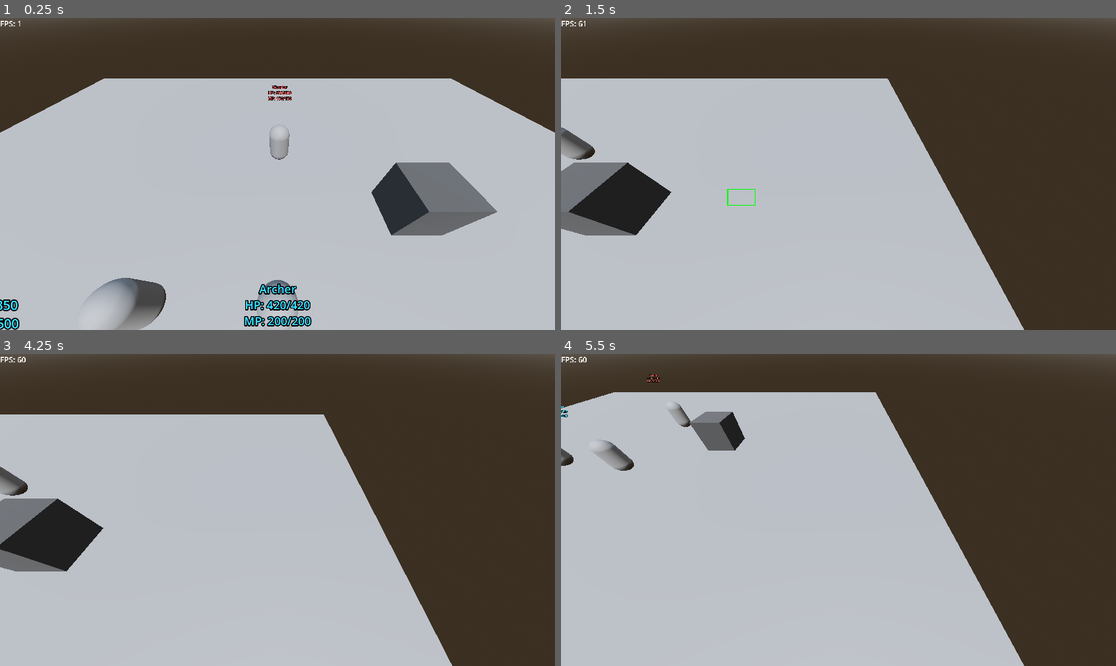
Above: before the commit, frames 1-4 (two rows, left to right).
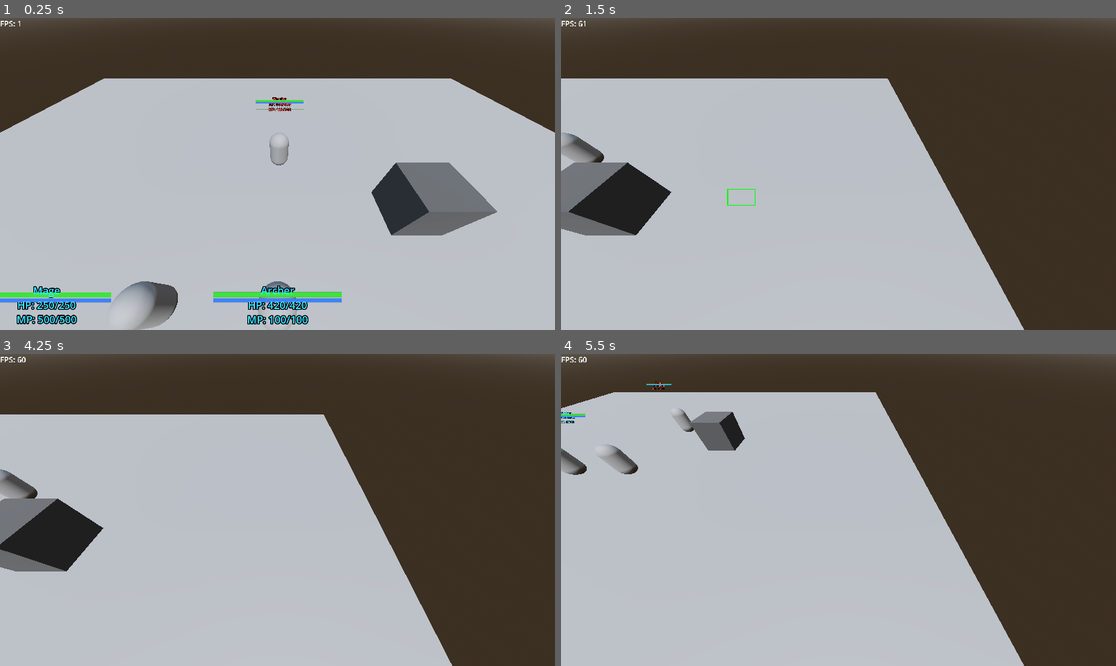
Above: after the commit, the same moments.

Repository: SendHelp001/character-arena-godot
Game: Godot game, scene res://World.tscn
Same seed, same stepped clock (60 frames per second), same inputs: the game is played once before the commit and once after it.
Inputs (mouse positions are in pixels of both pictures, inside the frame that each line leads up to):
- Up to frame 1 (0.25 s): no input
- Up to frame 2 (1.5 s): tap Enter at 0.5 s; move the mouse to (960, 158) at 0.52 s; hold Right (ui_right) 0.53-1.25 s; hold Shift 0.53-1.25 s; click (960, 158) at 0.67 s; drag from (727, 189) to (810, 236) at 1.27 s
- Up to frame 3 (4.25 s): move the mouse to (333, 441) at 2.02 s; hold Right (ui_right) 2.03-2.75 s; tap E at 2.1 s; click (333, 441) at 2.17 s; drag from (249, 572) to (111, 463) at 2.77 s; move the mouse to (444, 556) at 3.52 s; hold Left (ui_left) from 3.53 s (still down); tap F at 3.6 s; click (444, 556) at 3.67 s
- Up to frame 4 (5.5 s): release Left (ui_left) at 4.25 s; drag from (672, 463) to (755, 432) at 4.27 s; move the mouse to (866, 510) at 5.02 s; hold Down (ui_down) from 5.03 s (still down); tap Q at 5.1 s; click (866, 510) at 5.17 s

The runs differ from the first frame. In frame 1, 4.7% of the frame differs, in the area x 0-62%, y 21-100%; in frame 2, 0.3%; in frame 3, 0.2%; in frame 4, 0.7%.

Commit message:
feat: Implement core unit system with combat, stats, abilities, and UI components.

Diff:
--- a/ResourceStats/hero_mage.tres
+++ b/ResourceStats/hero_mage.tres
@@ -8,14 +8,14 @@
 [resource]
 script = ExtResource("1_mage")
 name = "Mage"
-max_hp = 350
+max_hp = 250.0
+max_mana = 500.0
+mana_regen = 4.0
 move_speed = 285.0
 attack_damage = 95
 attack_range = 10.0
 attack_cooldown = 2.0
 armor = 3.0
-mana = 500
-mana_regen = 4.0
 abilities = Array[Resource]([ExtResource("1_0egoe"), ExtResource("2_o6kgb"), ExtResource("3_l1doq")])
 gold_worth = 150
 metadata/_custom_type_script = "uid://cua3yj1au11r0"
--- /dev/null
+++ b/Scenes/UI/DamageNumber.tscn
@@ -0,0 +1,12 @@
+[gd_scene load_steps=2 format=3]
+
+[ext_resource type="Script" path="res://Scripts/UI/DamageNumber.gd" id="1"]
+
+[node name="DamageNumber" type="Label3D"]
+billboard = 1
+no_depth_test = true
+text = "100"
+font_size = 32
+outline_size = 4
+outline_modulate = Color(0, 0, 0, 1)
+script = ExtResource("1")
--- /dev/null
+++ b/Scenes/UI/UnitHealthBar.tscn
@@ -0,0 +1,57 @@
+[gd_scene load_steps=5 format=3]
+
+[ext_resource type="Script" path="res://Scripts/UI/UnitHealthBar.gd" id="1"]
+
+[sub_resource type="ViewportTexture" id="ViewportTexture_health"]
+viewport_path = NodePath("SubViewport")
+
+[sub_resource type="StyleBoxFlat" id="health_bar_fill"]
+bg_color = Color(0.2, 0.8, 0.2, 1)
+
+[sub_resource type="StyleBoxFlat" id="mana_bar_fill"]
+bg_color = Color(0.2, 0.4, 1, 1)
+
+[node name="UnitHealthBar" type="Node3D"]
+script = ExtResource("1")
+
+[node name="SubViewport" type="SubViewport" parent="."]
+transparent_bg = true
+size = Vector2i(200, 40)
+
+[node name="Control" type="Control" parent="SubViewport"]
+layout_mode = 3
+anchors_preset = 15
+anchor_right = 1.0
+anchor_bottom = 1.0
+grow_horizontal = 2
+grow_vertical = 2
+
+[node name="VBoxContainer" type="VBoxContainer" parent="SubViewport/Control"]
+layout_mode = 1
+anchors_preset = 15
+anchor_right = 1.0
+anchor_bottom = 1.0
+grow_horizontal = 2
+grow_vertical = 2
+theme_override_constants/separation = 2
+
+[node name="HealthBar" type="ProgressBar" parent="SubViewport/Control/VBoxContainer"]
+custom_minimum_size = Vector2(0, 8)
+layout_mode = 2
+theme_override_styles/fill = SubResource("health_bar_fill")
+max_value = 100.0
+value = 100.0
+show_percentage = false
+
+[node name="ManaBar" type="ProgressBar" parent="SubViewport/Control/VBoxContainer"]
+custom_minimum_size = Vector2(0, 6)
+layout_mode = 2
+theme_override_styles/fill = SubResource("mana_bar_fill")
+max_value = 100.0
+value = 100.0
+show_percentage = false
+
+[node name="Sprite3D" type="Sprite3D" parent="."]
+billboard = 1
+texture_filter = 1
+texture = SubResource("ViewportTexture_health")
--- a/Scenes/Units/Mage/Mage.tscn
+++ b/Scenes/Units/Mage/Mage.tscn
@@ -5,12 +5,13 @@
 [ext_resource type="Script" uid="uid://d3nmhythni8qv" path="res://Scripts/Units/Components/UnitMovement.gd" id="3_ruynu"]
 [ext_resource type="Script" uid="uid://bdvhyxnqswdv1" path="res://Scripts/Units/Components/UnitCombat.gd" id="4_ii888"]
 [ext_resource type="Script" uid="uid://dqg78oxd8p48j" path="res://Scripts/Units/Components/UnitSelection.gd" id="5_kxan3"]
-[ext_resource type="PackedScene" uid="uid://dnffbm53dpea8" path="res://Scenes/Units/Mage/MageProjectile.tscn" id="5_y0k2v"]
+[ext_resource type="PackedScene" uid="uid://dnffbm53dpea8" path="res://Scenes/Abilities/Projectiles/FireballProjectile.tscn" id="5_y0k2v"]
 [ext_resource type="Script" uid="uid://dpak7jdwiossy" path="res://Scripts/Units/Components/UnitUI.gd" id="6_c15qa"]
 [ext_resource type="Script" uid="uid://bu07wvmo8p3lm" path="res://Scripts/Units/Components/UnitAbilities.gd" id="7_y0k2v"]
 [ext_resource type="Script" uid="uid://b0wf8k7k2i016" path="res://Scripts/Units/Components/HitboxComponent.gd" id="8_hitbox"]
 
 [sub_resource type="CylinderShape3D" id="CylinderShape3D_separation"]
+radius = 1.0
 
 [sub_resource type="TorusMesh" id="TorusMesh_qk68r"]
 inner_radius = 0.726
@@ -22,13 +23,14 @@
 [sub_resource type="CapsuleMesh" id="CapsuleMesh_qk68r"]
 
 [sub_resource type="CylinderShape3D" id="CylinderShape3D_feet"]
-radius = 0.4
+radius = 0.6
 
 [sub_resource type="CapsuleShape3D" id="CapsuleShape3D_body"]
 height = 2.2
 
 [node name="Unit" type="CharacterBody3D"]
 collision_layer = 2
+collision_mask = 1
 script = ExtResource("1_6efm0")
 stats_resource = ExtResource("2_kye2u")
 team_id = null
@@ -50,7 +52,7 @@
 mesh = SubResource("CapsuleMesh_qk68r")
 
 [node name="CollisionShape3D" type="CollisionShape3D" parent="."]
-transform = Transform3D(1, 0, 0, 0, 1, 0, 0, 0, 1, 0, 1, 0)
+transform = Transform3D(1, 0, 0, 0, 1, 0, 0, 0, 1, 0, 0.42008805, 0)
 shape = SubResource("CylinderShape3D_feet")
 
 [node name="HitboxComponent" type="Area3D" parent="."]
--- a/Scripts/Abilities/AbilityInstance.gd
+++ b/Scripts/Abilities/AbilityInstance.gd
@@ -68,6 +68,11 @@
 			_process_turning()
 
 		CastState.CAST_POINT:
+			# Check for interruptions (movement cancels cast point)
+			if _should_interrupt_channel():  # Reuse same checks
+				cancel_cast()
+				return
+
 			cast_point_timer -= delta
 
 			# Update casting bar
--- a/Scripts/Stat.gd
+++ b/Scripts/Stat.gd
@@ -3,36 +3,58 @@
 
 @export var stat_data: StatData
 
-var current_hp: int
+var current_hp: float
 var current_mana: float
+
+# Signals for UI updates
+signal hp_changed(current: float, max_hp: float)
+signal mana_changed(current: float, max_mana: float)
+signal damage_taken(amount: float, damage_type: String)
+signal died()
 
 func _ready():
 	if stat_data:
 		current_hp = stat_data.max_hp
-		current_mana = stat_data.mana
+		current_mana = stat_data.max_mana
 	else:
 		push_warning("No StatData assigned!")
 
-func take_damage(amount: float):
+func _process(delta):
+	# Passive mana regeneration
+	if stat_data and current_mana < stat_data.max_mana:
+		current_mana = min(current_mana + stat_data.mana_regen * delta, stat_data.max_mana)
+		mana_changed.emit(current_mana, stat_data.max_mana)
+
+func take_damage(amount: float, damage_type: String = "PHYSICAL"):
 	# Reduce damage by armor
 	var effective_damage = max(0.0, amount - (stat_data.armor if stat_data else 0.0))
-	current_hp -= int(effective_damage)
+	current_hp -= effective_damage
+
+	# Emit signals
+	damage_taken.emit(effective_damage, damage_type)
+	hp_changed.emit(current_hp, stat_data.max_hp if stat_data else 100.0)
+
 	if current_hp <= 0:
 		die()
 
 func die():
+	died.emit()
 	if is_inside_tree():
-		queue_free()
+		get_parent().queue_free()
 
 func heal(amount: float):
-	current_hp = min(stat_data.max_hp, current_hp + amount) if stat_data else current_hp
+	if stat_data:
+		current_hp = min(stat_data.max_hp, current_hp + amount)
+		hp_changed.emit(current_hp, stat_data.max_hp)
 
 func spend_mana(amount: float) -> bool:
 	if current_mana >= amount:
 		current_mana -= amount
+		mana_changed.emit(current_mana, stat_data.max_mana if stat_data else 100.0)
 		return true
 	return false
 
 func regen_mana(delta: float):
 	if stat_data:
-		current_mana = min(stat_data.mana, current_mana + stat_data.mana_regen * delta)
+		current_mana = min(stat_data.max_mana, current_mana + stat_data.mana_regen * delta)
+		mana_changed.emit(current_mana, stat_data.max_mana)
--- a/Scripts/StatData.gd
+++ b/Scripts/StatData.gd
@@ -2,15 +2,22 @@
 class_name StatData
 
 # Allow editing in the inspector
-@export var name: String = "Unit"
-@export var max_hp: int = 100
-@export var move_speed: float = 5.0
+@export var name: String = "Generic Unit"
+@export var max_hp: float = 100.0
+@export var max_mana: float = 100.0
+@export var mana_regen: float = 1.0      # Mana per second
+@export var move_speed: float = 300.0
+
+# Combat Stats
 @export var attack_damage: int = 10
-@export var attack_range: float = 2.5
+@export var attack_range: float = 1.5
 @export var attack_cooldown: float = 1.0
 @export var attack_point: float = 0.3    # Windup time before damage (seconds)
 @export var armor: float = 0.0
-@export var mana: int = 0
-@export var mana_regen: float = 0
+
+# UI
+@export var portrait_icon: Texture2D     # Hero portrait for scoreboard
+
+# Abilities
 @export var abilities: Array[Resource] = []  # Array of Ability resources
 @export var gold_worth: int = 0
--- /dev/null
+++ b/Scripts/UI/DamageNumber.gd
@@ -0,0 +1,34 @@
+extends Label3D
+class_name DamageNumber
+
+const FLOAT_DURATION = 1.5
+const FLOAT_DISTANCE = 2.0
+
+func _ready():
+	# Animate floating up and fading out
+	var tween = create_tween()
+	tween.set_parallel(true)
+
+	# Float up
+	tween.tween_property(self, "position", position + Vector3(0, FLOAT_DISTANCE, 0), FLOAT_DURATION)
+
+	# Fade out
+	tween.tween_property(self, "modulate:a", 0.0, FLOAT_DURATION)
+
+	# Delete after animation
+	tween.tween_callback(queue_free).set_delay(FLOAT_DURATION)
+
+func setup(damage_amount: float, damage_type: String):
+	"""Configure damage number appearance"""
+	text = str(int(damage_amount))
+
+	# Color based on damage type
+	match damage_type:
+		"PHYSICAL":
+			modulate = Color(1, 0.3, 0.3)  # Red
+		"MAGICAL":
+			modulate = Color(0.7, 0.3, 1)  # Purple
+		"TRUE":
+			modulate = Color(1, 1, 1)      # White
+		_:
+			modulate = Color(1, 0.5, 0)    # Orange default
--- a/Scripts/UI/PlayerUI.gd
+++ b/Scripts/UI/PlayerUI.gd
@@ -36,7 +36,7 @@
 	hp_bar.value = stats.current_hp
 
 	# Update MP bar
-	mp_bar.max_value = stats.stat_data.mana
+	mp_bar.max_value = stats.stat_data.max_mana
 	mp_bar.value = stats.current_mana
 
 func _update_ability_buttons():
--- /dev/null
+++ b/Scripts/UI/UnitHealthBar.gd
@@ -0,0 +1,45 @@
+extends Node3D
+class_name UnitHealthBar
+
+@onready var health_bar: ProgressBar = $SubViewport/Control/VBoxContainer/HealthBar
+@onready var mana_bar: ProgressBar = $SubViewport/Control/VBoxContainer/ManaBar
+@onready var sprite: Sprite3D = $Sprite3D
+
+var unit: Node = null
+
+func _ready():
+	# Set viewport texture to sprite
+	sprite.texture = $SubViewport.get_texture()
+
+func setup(unit_node: Node):
+	"""Connect to unit's stat signals"""
+	unit = unit_node
+
+	if unit.has_method("get_stats"):
+		var stats = unit.get_stats()
+		if stats:
+			# Connect signals
+			if stats.has_signal("hp_changed"):
+				stats.hp_changed.connect(_on_hp_changed)
+			if stats.has_signal("mana_changed"):
+				stats.mana_changed.connect(_on_mana_changed)
+
+			# Initial values
+			_update_health(stats.current_hp, stats.stat_data.max_hp)
+			_update_mana(stats.current_mana, stats.stat_data.max_mana)
+
+func _on_hp_changed(current: float, max_hp: float):
+	_update_health(current, max_hp)
+
+func _on_mana_changed(current: float, max_mana: float):
+	_update_mana(current, max_mana)
+
+func _update_health(current: float, max_value: float):
+	if health_bar:
+		health_bar.max_value = max_value
+		health_bar.value = current
+
+func _update_mana(current: float, max_value: float):
+	if mana_bar:
+		mana_bar.max_value = max_value
+		mana_bar.value = current
--- a/Scripts/Units/Components/UnitCombat.gd
+++ b/Scripts/Units/Components/UnitCombat.gd
@@ -210,18 +210,24 @@
 func _spawn_projectile():
 	if not projectile_scene:
 		push_warning("Ranged unit has no projectile scene assigned!")
-		return
-
-	var proj = projectile_scene.instantiate()
+		return # Keep the return
+	# Spawn projectile
+	var projectile = projectile_scene.instantiate()
 
 	# Add to scene first
-	unit.get_tree().current_scene.add_child(proj)
+	unit.get_tree().current_scene.add_child(projectile)
 
 	# Now global_position is valid
-	proj.global_position = unit.global_position + projectile_spawn_offset
-	proj.target = target
-	proj.owner_unit = unit
-	proj.damage = stats.stat_data.attack_damage
+	projectile.global_position = unit.global_position + Vector3(0, 1.5, 0)
+
+	# Aim at target
+	if target:
+		projectile.look_at(target.global_position + Vector3(0, 1, 0), Vector3.UP)
+
+	# Setup projectile (damage, speed, range)
+	if projectile.has_method("setup"):
+		var damage_amount = stats.stat_data.attack_damage if stats else 10
+		projectile.setup(unit, damage_amount, stats.stat_data.attack_range if stats else 10.0, 20.0)
 
 
 # ------------------------------
--- a/Scripts/Units/Components/UnitUI.gd
+++ b/Scripts/Units/Components/UnitUI.gd
@@ -46,12 +46,16 @@
 	stats_label.text = _build_stats_text()
 
 func _build_stats_text() -> String:
-	var unit_name = stats.stat_data.name if stats.stat_data.name else "Unit"
+	if not stats or not stats.stat_data:
+		return ""
 
-	return "%s\nHP: %d/%d\nMP: %d/%d" % [
+	var stat_data = stats.stat_data
+	var unit_name = stat_data.name if stat_data.name else "Unit"
+
+	return "%s\nHP: %.0f/%.0f\nMP: %.0f/%.0f" % [
 		unit_name,
-		stats.current_hp, stats.stat_data.max_hp,
-		int(stats.current_mana), stats.stat_data.mana
+		stats.current_hp, stat_data.max_hp,
+		stats.current_mana, stat_data.max_mana
 	]
 
 
--- a/Scripts/Units/Unit.gd
+++ b/Scripts/Units/Unit.gd
@@ -15,6 +15,8 @@
 @onready var ring := $SelectionRing
 @onready var stats_label := $StatsLabel
 
+
+
 # Component references
 # ------------------------------
 @onready var movement = $UnitMovement
@@ -22,6 +24,11 @@
 @onready var selection: UnitSelection = $UnitSelection
 @onready var ui: UnitUI = $UnitUI
 @onready var abilities: UnitAbilities = $UnitAbilities
+
+# UI Components
+const HEALTH_BAR_SCENE = preload("res://Scenes/UI/UnitHealthBar.tscn")
+const DAMAGE_NUMBER_SCENE = preload("res://Scenes/UI/DamageNumber.tscn")
+var health_bar: Node3D = null
 
 
 # ------------------------------
@@ -38,6 +45,13 @@
 
 	if not stats_resource:
 		push_warning("Unit has no StatData assigned!")
+
+	# Create health bar
+	_create_health_bar()
+
+	# Connect to damage signal for damage numbers
+	if stats:
+		stats.damage_taken.connect(_on_damage_taken)
 
 	# Setup components
 	if movement:
@@ -131,16 +145,37 @@
 			queue_free()
 
 # ------------------------------
+# UI Helpers
+# ------------------------------
+func _create_health_bar():
+	"""Create and position health bar above unit"""
+	if HEALTH_BAR_SCENE:
+		health_bar = HEALTH_BAR_SCENE.instantiate()
+		add_child(health_bar)
+		health_bar.position = Vector3(0, 2.5, 0)  # Above head
+
+		if stats:
+			health_bar.setup(self)
+
+func _on_damage_taken(amount: float, damage_type: String):
+	"""Spawn damage number popup"""
+	if DAMAGE_NUMBER_SCENE:
+		var damage_num = DAMAGE_NUMBER_SCENE.instantiate()
+		get_tree().current_scene.add_child(damage_num)
+		damage_num.global_position = global_position + Vector3(0, 2, 0)
+		damage_num.setup(amount, damage_type)
+
+# ------------------------------
 # Public API - Stats & Abilities
 # ------------------------------
 func get_stats() -> Stats:
 	return stats
+
+func get_team_id() -> int:
+	return team_id
 
 func get_abilities() -> UnitAbilities:
 	return abilities
 
 func get_movement():
 	return movement
-
-func get_team_id() -> int:
-	return team_id
--- a/World.tscn
+++ b/World.tscn
@@ -77,14 +77,14 @@
 script = ExtResource("7_selection_box")
 
 [node name="Warrior" parent="." instance=ExtResource("7_wygdx")]
-transform = Transform3D(1, 0, 0, 0, 1, 0, 0, 0, 1, 0.090961576, 1.5, -6.468279)
+transform = Transform3D(1, 0, 0, 0, 1, 0, 0, 0, 1, 0.090961576, 1.0398037, -6.468279)
 team_id = 1
 
 [node name="Archer" parent="." instance=ExtResource("4_wygdx")]
-transform = Transform3D(1, 0, 0, 0, 1, 0, 0, 0, 1, 0, 1.3090894, -2.3841858e-07)
+transform = Transform3D(1, 0, 0, 0, 1, 0, 0, 0, 1, 0, 1.024313, -2.3841858e-07)
 
 [node name="Mage" parent="." instance=ExtResource("7_bah7m")]
-transform = Transform3D(1, 0, 0, 0, 1, 0, 0, 0, 1, -3.6305733, 1.692287, 0)
+transform = Transform3D(1, 0, 0, 0, 1, 0, 0, 0, 1, -3.6305733, 0.9788108, 0)
 
 [node name="PlayerUI" parent="." instance=ExtResource("9_fvag4")]
 
Not shown, added: Scripts/UI/DamageNumber.gd.uid
Not shown, added: Scripts/UI/UnitHealthBar.gd.uid
Not shown, added: documentation/ABILITY_SYSTEM.md
Not shown, added: documentation/ARCHITECTURE.md
Not shown, added: documentation/COMBAT_SYSTEM.md
Not shown, added: documentation/GRID_NAVIGATION.md
